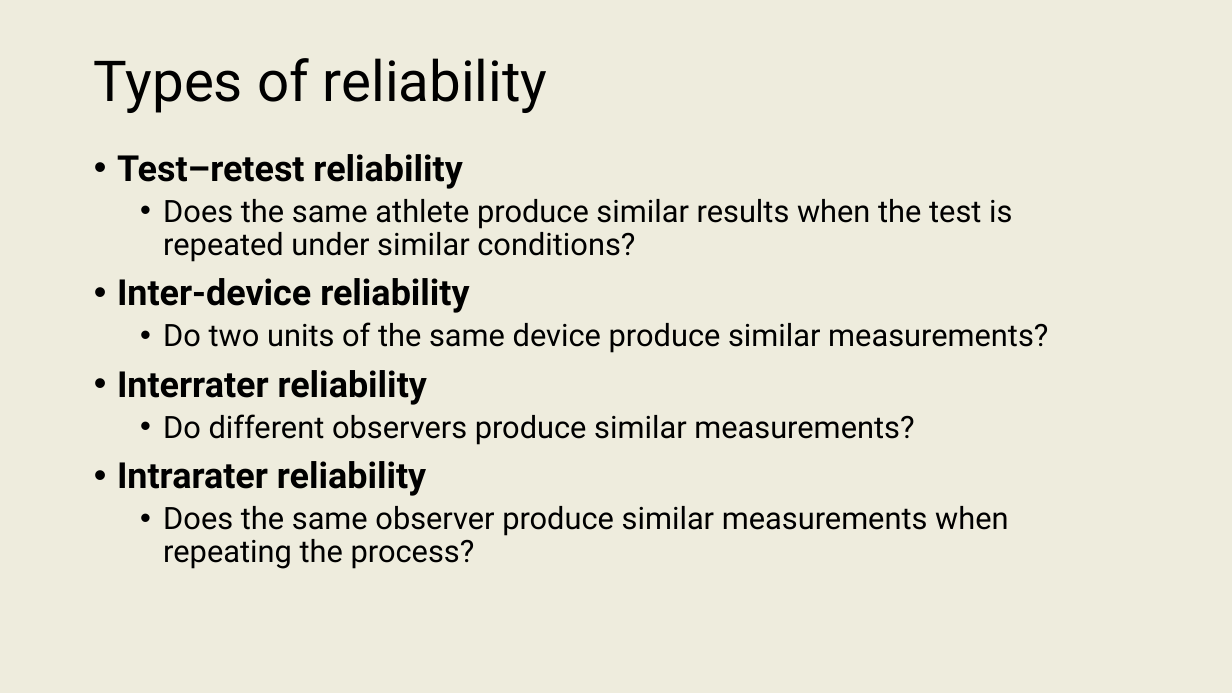
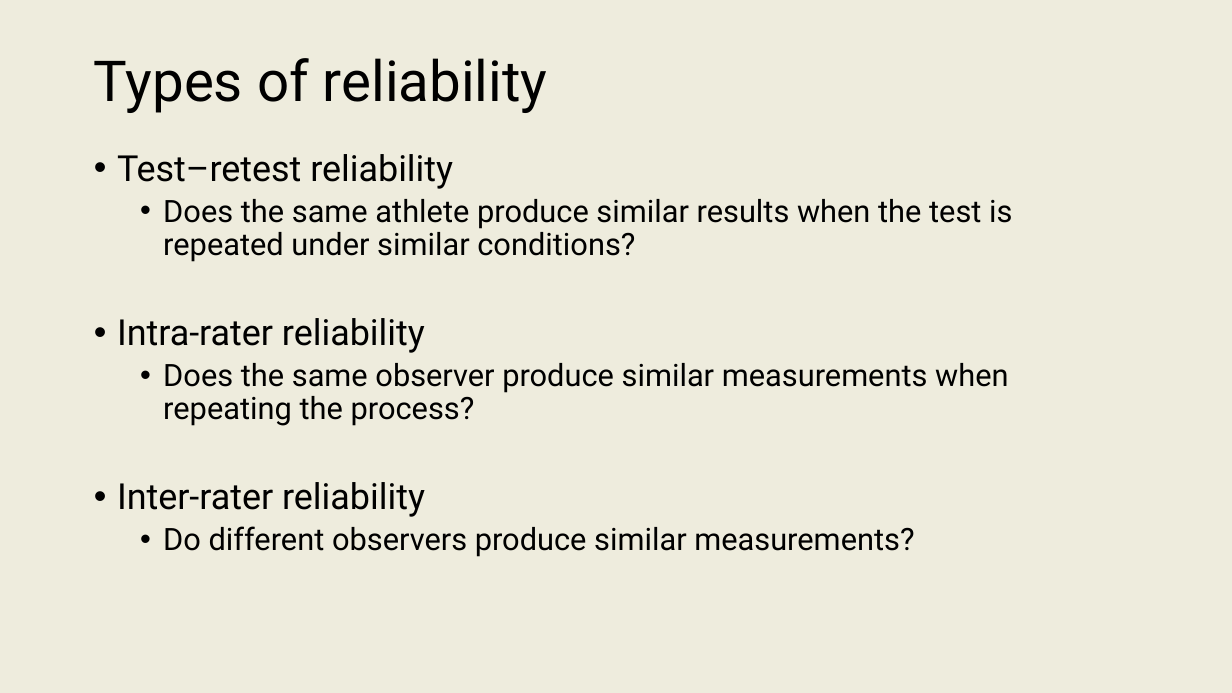
Before and after one commit to onishisaryu/HES-3000-Sports-Data-Analytics, a slide deck: slide 7 of pptx/Lecture5.pptx. Drawn at 1232x693 pixels with LibreOffice and Linux fonts; fonts in the diff are those of the drawing. Boxes give left, top, right and bottom in pixels: in the first picture for what was removed or moved away, otherwise in the second. Text is boxed around its words. In the diff, an @@ line names an element or a change of style, - is before the commit and + after.

```diff
--- a/pptx/Lecture5.pptx
+++ b/pptx/Lecture5.pptx
@@ text at <box>117,154,453,189</box>: bold off in "Test–retest reliability" @@
@@ text at <box>117,318,1008,517</box>: text changed @@
-• Inter-device reliability
-  • Do two units of the same device produce similar measurements?
-• Interrater reliability
+• Intra-rater reliability
+  • Does the same observer produce similar measurements when repeating the process?
+• Inter-rater reliability
@@ text at <box>117,461,1008,569</box>: paragraphs removed @@
-• Intrarater reliability
-  • Does the same observer produce similar measurements when repeating the process?
```
Also in this commit, not shown: 9 other slides changed, 10 slides added.
